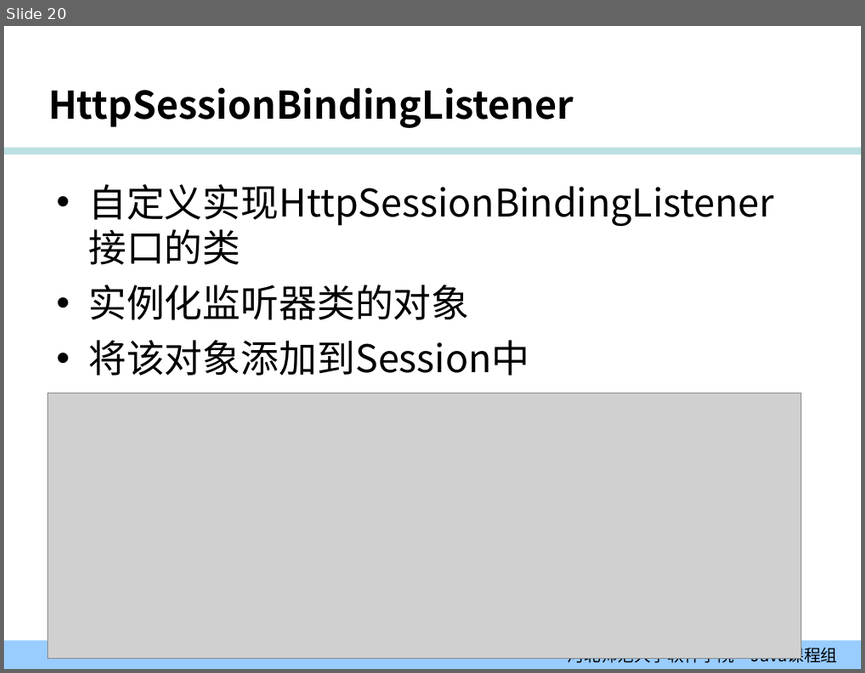
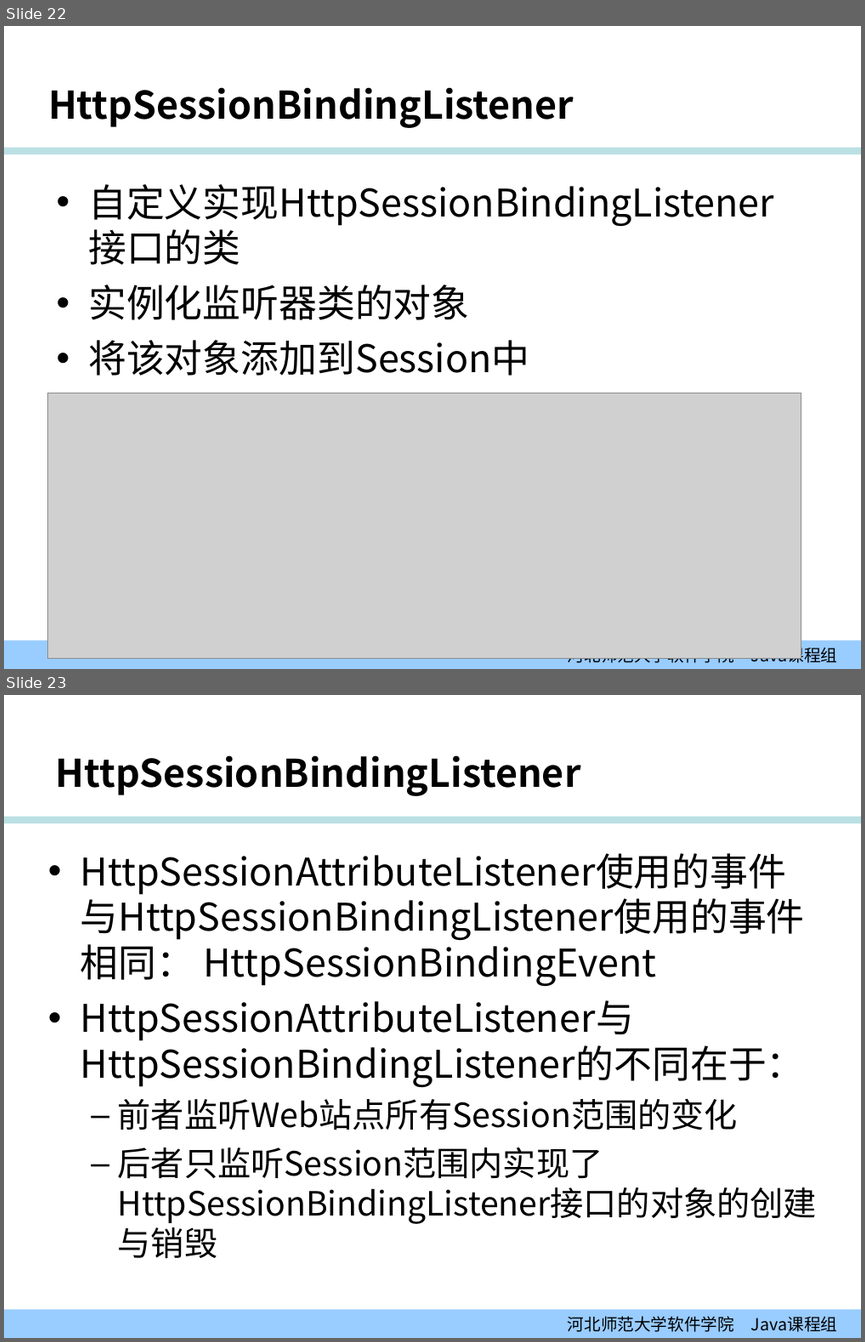
Before and after one commit to edu2act/course-JavaEE, a slide deck: 课程PPT/02-02_监听器.ppt. Shown one above the other, each under a label of ours: slide 20 before the commit, slides 22 and 23 after it. The pictures are 865x673 and 865x1342 pixels, drawn with LibreOffice and Linux fonts; fonts in the diff are those of the drawing; grey boxes stand for pictures; background and template pictures are left out. Boxes give left, top, right and bottom in pixels: in the first picture for what was removed or moved away, otherwise in the second. Text is boxed around its words. In the diff, an @@ line names an element or a change of style, - is before the commit and + after.

```diff
--- a/课程PPT/02-02_监听器.ppt
+++ b/课程PPT/02-02_监听器.ppt
@@ slide 23 added at <box>4,695,861,1338</box>, background #FFFFFF; not listed: 1 template element that a slide beside it also shows @@
@@ title added at <box>55,755,580,796</box>, 32 pt, text #000000, bold @@
+HttpSessionBindingListener
@@ text added at <box>118,938,738,1179</box>, 32 pt, text #000000 @@
+• HttpSessionAttributeListener使用的事件与HttpSessionBindingListener使用的事件相同： HttpSessionBindingEvent
+• HttpSessionAttributeListener与HttpSessionBindingListener的不同在于：
+  – 前者监听Web站点所有Session范围的变化
+  – 后者只监听Session范围内实现了HttpSessionBindingListener接口的对象的创建与销毁
@@ rectangle added at <box>4,1310,861,1338</box>, fill #99CCFF, 14 pt, text #000000 @@
+河北师范大学软件学院 Java课程组
@@ what was slide 20 is now slide 22 @@
```
Also in this commit, not shown: 1 slide changed, 3 other files.
